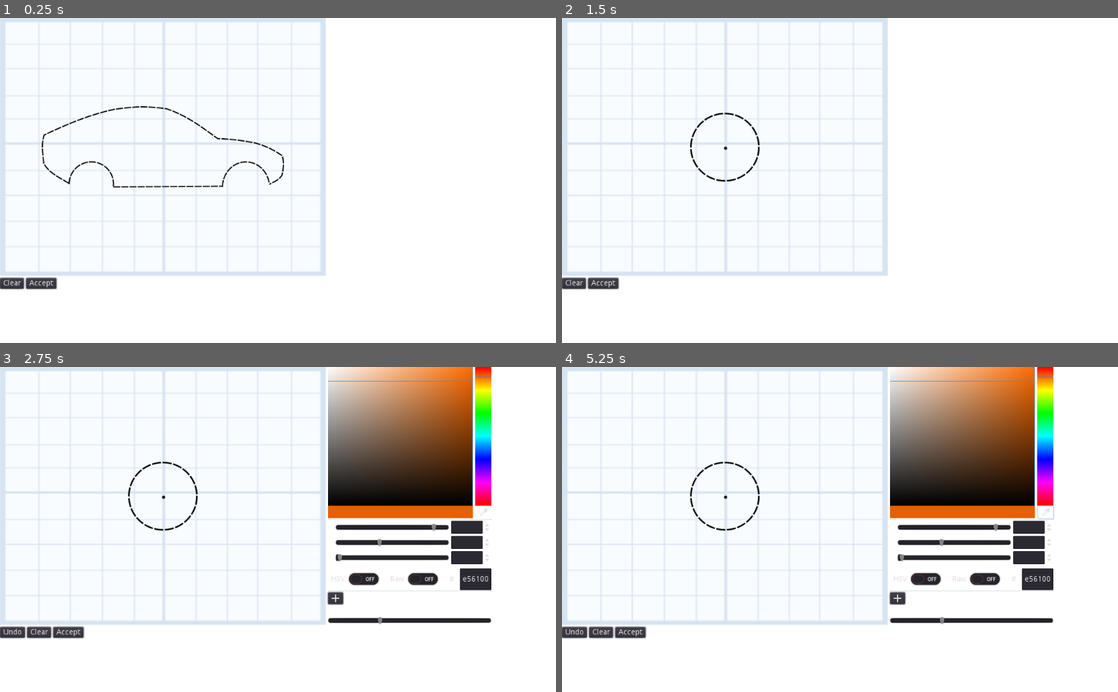
Above: before the commit, frames 1-4 (two rows, left to right).
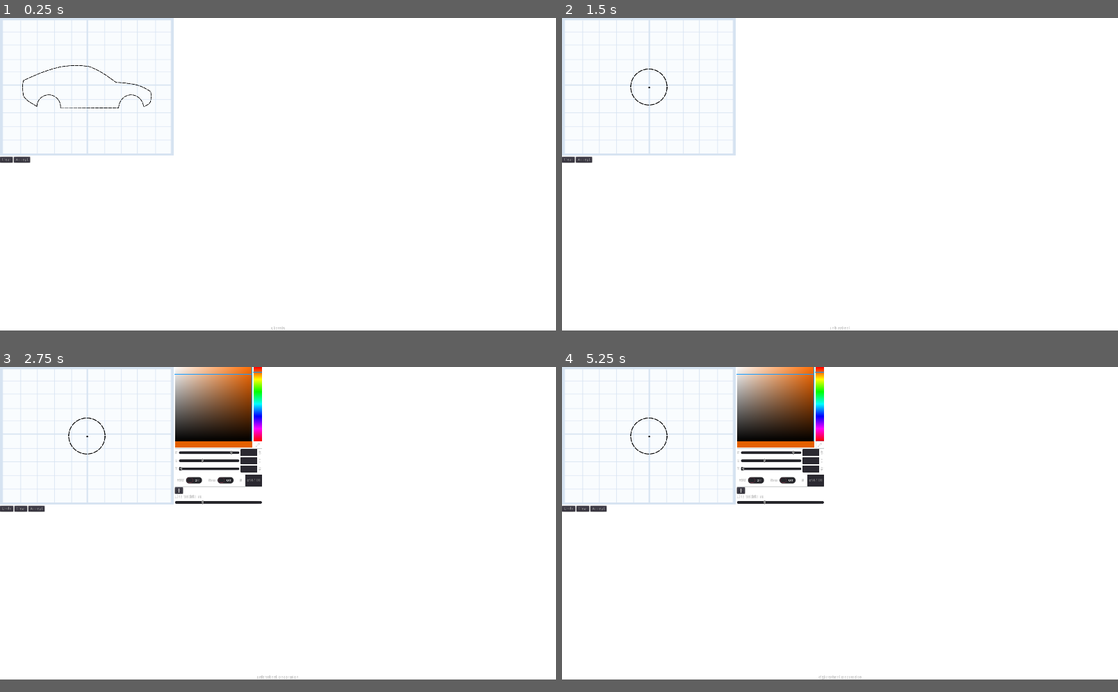
Above: after the commit, the same moments.

Repository: uspgamedev/Blueprint-Blast
Game: Godot game, scene res://canvas/Editor.tscn
Same seed, same stepped clock (60 frames per second), same inputs: the game is played once before the commit and once after it.
Inputs (mouse positions are in pixels of both pictures, inside the frame that each line leads up to; where the layout moved, square brackets give the same spot in the first picture):
- Up to frame 1 (0.25 s): no input
- Up to frame 2 (1.5 s): click "Accept" at 0.5 s; click "Accept" at 1.25 s
- Up to frame 3 (2.75 s): click "Accept" at 2 s
- Up to frame 4 (5.25 s): click "Accept" at 2.75 s; click "Clear" at 3.5 s; tap Enter at 4.25 s; move the mouse to (962, 513) at 4.27 s; hold Right (ui_right) 4.28-5 s; tap Space (shoot) at 4.35 s; click (817, 448) [1045, 513] at 5 s
In our replay, the window is 800x468 before the commit and 800x450 after it. These sizes can differ from the game's own. Grey fills any space a smaller window leaves; there, only what the larger window draws over its background counts as a difference.

The runs differ from the first frame. In frame 1, 6.5% of the frame differs, in the area x 0-59%, y 0-96%; in frame 2, 6.1%; in frame 3, 27%; in frame 4, 27%, in the area x 0-89%, y 0-97%.

Commit message:
Add gallery that loads cars from files

Diff:
--- a/project/CarMaker.gd
+++ b/project/CarMaker.gd
@@ -19,16 +19,70 @@
 
 var convex_hull : PoolVector2Array
 var left_wheel_hull : PoolVector2Array
-var left_wheel_line : Line2D
+var left_wheel_line_points : PoolVector2Array
 var left_wheel_deco : Array
+var left_wheel_deco_color : Array
+var left_wheel_deco_width : Array
 var right_wheel_hull : PoolVector2Array
-var right_wheel_line : Line2D
+var right_wheel_line_points : PoolVector2Array
 var right_wheel_deco : Array
+var right_wheel_deco_color : Array
+var right_wheel_deco_width : Array
 var outline : Line2D
-var chassis_line : Line2D
+var chassis_line_points : PoolVector2Array
 var chassis_deco : Array
-var cannon : Array
+var chassis_deco_color : Array
+var chassis_deco_width : Array
+var cannon_deco : Array
+var cannon_color : Array
+var cannon_width : Array
 var projectile_hull : PoolVector2Array
-var projectile_line : Line2D
+var projectile_line_points : PoolVector2Array
 var projectile_deco : Array
+var projectile_deco_color : Array
+var projectile_deco_width : Array
 var state = States.CHASSIS
+
+func _init():
+	# Weird fix because godot starts using the same array for all objects
+	cannon_deco = []
+	cannon_color = []
+	cannon_width = []
+	left_wheel_deco = []
+	left_wheel_deco_color = []
+	left_wheel_deco_width = []
+	right_wheel_deco = []
+	right_wheel_deco_color = []
+	right_wheel_deco_width = []
+	chassis_deco = []
+	chassis_deco_color = []
+	chassis_deco_width = []
+	projectile_deco = []
+	projectile_deco_color = []
+	projectile_deco_width = []
+
+func load_from_string(file : File):
+	state = States.DONE
+	var index = 1
+
+	while not file.eof_reached():
+		var name = file.get_line()
+		var value = file.get_line()
+		var type = typeof(self.get(name))
+		print_debug("name: ", name)
+		print_debug("value: ", value)
+		match type:
+			TYPE_VECTOR2_ARRAY:
+				self.set(name, StringPoolConverter.string_to_pool_array(value))
+			TYPE_ARRAY:
+				if name.ends_with("_color"):
+					self.set(name, StringPoolConverter.string_to_color_array(value))
+				elif name.ends_with("_width"):
+					self.set(name, StringPoolConverter.string_to_float_array(value))
+				elif name.ends_with("_deco"):
+					self.set(name, StringPoolConverter.string_to_vector2_array_array(value))
+
+
+		index += 2
+
+	print(self)
--- a/project/Global.gd
+++ b/project/Global.gd
@@ -1,12 +1,20 @@
 extends Node
 
+# This was created as an enum because I planned 3 states, now that it has 2 it can be a bool
 enum RACE_STATE {START, RACE}
 
+enum DESIGN_MODE {INITIAL, GALLERY}
+
+var design_mode = DESIGN_MODE.INITIAL
 var race_state = RACE_STATE.START
 var car_refs := []
 var winners := []
 var winner_list_gui
 var terrain_difficulty := 8 # 1-8
+var canvas_offset : = Vector2(300, 238)
+
+var car_makers := []
+var line_2d_references := []
 
 onready var car_maker : CarMaker = CarMaker.new()
 
--- /dev/null
+++ b/project/canvas/CarRepresentation.tscn
@@ -0,0 +1,29 @@
+[gd_scene load_steps=3 format=2]
+
+[sub_resource type="RectangleShape2D" id=1]
+extents = Vector2( 196.684, 10 )
+
+[sub_resource type="RectangleShape2D" id=2]
+extents = Vector2( 5.18851, 161.016 )
+
+[node name="CarRepresentation" type="MarginContainer"]
+margin_right = 200.0
+margin_bottom = 200.0
+rect_min_size = Vector2( 400, 400 )
+
+[node name="CarPosition" type="Node2D" parent="."]
+position = Vector2( 193.99, 18.5608 )
+
+[node name="StaticBody2D" type="StaticBody2D" parent="."]
+position = Vector2( 202.204, 318.349 )
+
+[node name="CollisionShape2D" type="CollisionShape2D" parent="StaticBody2D"]
+shape = SubResource( 1 )
+
+[node name="CollisionShape2D2" type="CollisionShape2D" parent="StaticBody2D"]
+position = Vector2( -196.259, -169.946 )
+shape = SubResource( 2 )
+
+[node name="CollisionShape2D3" type="CollisionShape2D" parent="StaticBody2D"]
+position = Vector2( 195.125, -170.577 )
+shape = SubResource( 2 )
--- a/project/canvas/DecorationEditor.gd
+++ b/project/canvas/DecorationEditor.gd
@@ -21,29 +21,33 @@
 
 
 func _on_Accept_pressed():
+	print(canvas.lines.size())
 	if Global.car_maker.state == CarMaker.States.CHASSIS_DECO:
 		canvas.drawing_scale = .5
-		Global.car_maker.chassis_deco = canvas.get_scaled_lines()
-		for line in Global.car_maker.chassis_deco:
-			line.position -= canvas.rect_size / 2
+		for line in canvas.get_scaled_lines():
+			Global.car_maker.chassis_deco.append(line.points)
+			Global.car_maker.chassis_deco_color.append(line.default_color)
+			Global.car_maker.chassis_deco_width.append(line.width)
 
 		Global.car_maker.state = CarMaker.States.LEFT_WHEEL
 		get_tree().change_scene("res://canvas/Editor.tscn")
 
 	elif Global.car_maker.state == CarMaker.States.LEFT_WHEEL_DECO:
 		canvas.drawing_scale = .3
-		Global.car_maker.left_wheel_deco = canvas.get_scaled_lines()
-		for line in Global.car_maker.left_wheel_deco:
-			line.position -= canvas.rect_size / 2
+		for line in canvas.get_scaled_lines():
+			Global.car_maker.left_wheel_deco.append(line.points)
+			Global.car_maker.left_wheel_deco_color.append(line.default_color)
+			Global.car_maker.left_wheel_deco_width.append(line.width)
 
 		Global.car_maker.state = CarMaker.States.RIGHT_WHEEL
 		get_tree().change_scene("res://canvas/Editor.tscn")
 
 	elif Global.car_maker.state == CarMaker.States.RIGHT_WHEEL_DECO:
 		canvas.drawing_scale = .3
-		Global.car_maker.right_wheel_deco = canvas.get_scaled_lines()
-		for line in Global.car_maker.right_wheel_deco:
-			line.position -= canvas.rect_size / 2
+		for line in canvas.get_scaled_lines():
+			Global.car_maker.right_wheel_deco.append(line.points)
+			Global.car_maker.right_wheel_deco_color.append(line.default_color)
+			Global.car_maker.right_wheel_deco_width.append(line.width)
 
 		Global.car_maker.outline = null
 		Global.car_maker.state = CarMaker.States.CANNON
@@ -51,21 +55,39 @@
 
 	elif Global.car_maker.state == CarMaker.States.CANNON:
 		canvas.drawing_scale = .3
-		Global.car_maker.cannon = canvas.get_scaled_lines()
-		for line in Global.car_maker.cannon:
-			line.position -= canvas.rect_size / 2
+		for line in canvas.get_scaled_lines():
+			Global.car_maker.cannon_deco.append(line.points)
+			Global.car_maker.cannon_color.append(line.default_color)
+			Global.car_maker.cannon_width.append(line.width)
 
 		Global.car_maker.state = CarMaker.States.PROJECTILE
 		get_tree().change_scene("res://canvas/Editor.tscn")
 
 	elif Global.car_maker.state == CarMaker.States.PROJECTILE_DECO:
 		canvas.drawing_scale = .3
-		Global.car_maker.projectile_deco = canvas.get_scaled_lines()
-		for line in Global.car_maker.projectile_deco:
-			line.position -= canvas.rect_size / 2
+		for line in canvas.get_scaled_lines():
+			Global.car_maker.projectile_deco.append(line.points)
+			Global.car_maker.projectile_deco_color.append(line.default_color)
+			Global.car_maker.projectile_deco_width.append(line.width)
 
 		Global.car_maker.state = CarMaker.States.DONE
-		get_tree().change_scene("res://test/TestRaceWithAI.tscn")
+
+		match Global.design_mode:
+			Global.DESIGN_MODE.INITIAL:
+				get_tree().change_scene("res://test/TestRaceWithAI.tscn")
+			Global.DESIGN_MODE.GALLERY:
+				Global.car_makers.append(Global.car_maker)
+
+				var save_game = File.new()
+				save_game.open("user://" + str(OS.get_unix_time()) + ".car", File.WRITE)
+				for attribute in Global.car_maker.get_property_list():
+					if Global.car_maker.get(attribute.name):
+						save_game.store_line(attribute.name)
+						save_game.store_line(str(Global.car_maker.get(attribute.name)))
+				save_game.close()
+
+				Global.car_maker = CarMaker.new()
+				get_tree().change_scene("res://canvas/Gallery.tscn")
 
 func _on_ColorPicker_color_changed(color):
 	canvas.change_color(color)
--- a/project/canvas/Editor.gd
+++ b/project/canvas/Editor.gd
@@ -14,12 +14,12 @@
 
 
 func _on_Accept_pressed():
+	Global.canvas_offset = canvas.rect_size / 2
 	if Global.car_maker.state == CarMaker.States.CHASSIS:
 		canvas.drawing_scale = .5
 		Global.car_maker.convex_hull = canvas.get_convex_hull()
 		Global.car_maker.outline = canvas.get_line()
-		Global.car_maker.chassis_line = canvas.get_scaled_line()
-		Global.car_maker.chassis_line.position -= canvas.rect_size / 2
+		Global.car_maker.chassis_line_points = canvas.get_scaled_line().points
 
 		Global.car_maker.state = CarMaker.States.CHASSIS_DECO
 		get_tree().change_scene("res://canvas/DecorationEditor.tscn")
@@ -27,8 +27,7 @@
 		canvas.drawing_scale = .3
 		Global.car_maker.outline = canvas.get_line()
 		Global.car_maker.left_wheel_hull = canvas.get_convex_hull()
-		Global.car_maker.left_wheel_line = canvas.get_scaled_line()
-		Global.car_maker.left_wheel_line.position -= canvas.rect_size / 2
+		Global.car_maker.left_wheel_line_points = canvas.get_scaled_line().points
 
 		Global.car_maker.state = CarMaker.States.LEFT_WHEEL_DECO
 		get_tree().change_scene("res://canvas/DecorationEditor.tscn")
@@ -37,8 +36,7 @@
 		canvas.drawing_scale = .3
 		Global.car_maker.outline = canvas.get_line()
 		Global.car_maker.right_wheel_hull = canvas.get_convex_hull()
-		Global.car_maker.right_wheel_line = canvas.get_scaled_line()
-		Global.car_maker.right_wheel_line.position -= canvas.rect_size / 2
+		Global.car_maker.right_wheel_line_points = canvas.get_scaled_line().points
 
 		Global.car_maker.state = CarMaker.States.RIGHT_WHEEL_DECO
 		get_tree().change_scene("res://canvas/DecorationEditor.tscn")
@@ -47,8 +45,7 @@
 		canvas.drawing_scale = .2
 		Global.car_maker.projectile_hull = canvas.get_convex_hull()
 		Global.car_maker.outline = canvas.get_line()
-		Global.car_maker.projectile_line = canvas.get_scaled_line()
-		Global.car_maker.projectile_line.position -= canvas.rect_size / 2
+		Global.car_maker.projectile_line_points = canvas.get_scaled_line().points
 
 		Global.car_maker.state = CarMaker.States.PROJECTILE_DECO
 		get_tree().change_scene("res://canvas/DecorationEditor.tscn")
--- /dev/null
+++ b/project/canvas/Gallery.gd
@@ -0,0 +1,41 @@
+extends Control
+
+# Declare member variables here. Examples:
+# var a = 2
+# var b = "text"
+
+# Called when the node enters the scene tree for the first time.
+func _ready():
+	if Global.car_makers.empty():
+		var dir = Directory.new()
+		dir.open("res://cars")
+		dir.list_dir_begin()
+
+		while true:
+			var file = dir.get_next()
+			if file == "":
+				break
+			elif not file.begins_with("."):
+				var new_car_maker = CarMaker.new()
+				var new_car_maker_file = File.new()
+				new_car_maker_file.open("res://cars/" + file, File.READ)
+				new_car_maker.load_from_string(new_car_maker_file)
+				new_car_maker_file.close()
+				Global.car_makers.append(new_car_maker)
+
+		dir.list_dir_end()
+
+
+	var i = 1
+	for car_maker in Global.car_makers:
+		print("Loading car ", i)
+		i += 1
+		var car = load("res://car/BaseCar.tscn").instance()
+		car.load_car_maker(car_maker)
+		var car_representation = load("res://canvas/CarRepresentation.tscn").instance()
+		car_representation.get_node("CarPosition").add_child(car)
+		$VBoxContainer/Cars/GridContainer.add_child(car_representation)
+
+func _on_AddButton_pressed():
+	Global.design_mode = Global.DESIGN_MODE.GALLERY
+	get_tree().change_scene("res://canvas/Editor.tscn")
--- /dev/null
+++ b/project/canvas/Gallery.tscn
@@ -0,0 +1,38 @@
+[gd_scene load_steps=2 format=2]
+
+[ext_resource path="res://canvas/Gallery.gd" type="Script" id=1]
+
+[node name="Gallery" type="Control"]
+anchor_right = 1.0
+anchor_bottom = 1.0
+script = ExtResource( 1 )
+
+[node name="VBoxContainer" type="VBoxContainer" parent="."]
+anchor_right = 1.0
+anchor_bottom = 1.0
+
+[node name="Label" type="Label" parent="VBoxContainer"]
+modulate = Color( 0, 0, 0, 1 )
+margin_right = 1920.0
+margin_bottom = 14.0
+text = "CARS"
+
+[node name="Cars" type="ScrollContainer" parent="VBoxContainer"]
+margin_top = 18.0
+margin_right = 1920.0
+margin_bottom = 1099.43
+rect_min_size = Vector2( 0, 1081.43 )
+scroll_horizontal_enabled = false
+
+[node name="GridContainer" type="GridContainer" parent="VBoxContainer/Cars"]
+margin_right = 400.0
+margin_bottom = 400.0
+rect_min_size = Vector2( 0, 71.44 )
+columns = 3
+
+[node name="AddButton" type="Button" parent="VBoxContainer/Cars/GridContainer"]
+margin_right = 400.0
+margin_bottom = 400.0
+rect_min_size = Vector2( 400, 400 )
+text = "+"
+[connection signal="pressed" from="VBoxContainer/Cars/GridContainer/AddButton" to="." method="_on_AddButton_pressed"]
--- a/project/car/BaseCar.gd
+++ b/project/car/BaseCar.gd
@@ -17,8 +17,11 @@
 var front_acceleration
 var bullet_cooldown := 1
 var invincible := false
-onready var front_wheel = $FrontWheel/SpinningBody
-onready var back_wheel = $BackWheel/SpinningBody
+var bullet_info = {}
+var area : float
+
+onready var front_wheel = get_node("FrontWheel/SpinningBody")
+onready var back_wheel = get_node("BackWheel/SpinningBody")
 
 func _ready():
 	friction = 0.2
@@ -48,10 +51,12 @@
 		else:
 			bullet.global_position = global_position
 		if bullet_info:
-			bullet.add_child(bullet_info["line"].duplicate())
-			for line in bullet_info["deco"]:
-				if (line):
-					bullet.add_child(line.duplicate())
+			bullet.add_child(get_line2d(bullet_info["line"]))
+
+			for i in range(bullet_info["deco"].size()):
+				if (bullet_info["deco"][i]):
+					bullet.add_child(get_line2d(bullet_info["deco"][i], bullet_info["deco_color"][i], bullet_info["deco_width"][i]))
+
 			bullet.get_node("CollisionPolygon2D").polygon = bullet_info["hull"]
 		Global.add_child(bullet)
 		$BulletCooldown.start()
@@ -111,3 +116,58 @@
 		update_hp(hp - damage)
 		if hp <= 0:
 			die()
+
+
+func load_car_maker(car_maker: CarMaker):
+	if car_maker.state == CarMaker.States.DONE:
+		front_wheel = $FrontWheel/SpinningBody
+		back_wheel = $BackWheel/SpinningBody
+
+		#Chassis
+		$CollisionShape2D.shape = ConvexPolygonShape2D.new()
+		$CollisionShape2D.shape.points = car_maker.convex_hull
+		add_child(get_line2d(car_maker.chassis_line_points))
+		for i in range(car_maker.chassis_deco.size()):
+			if (car_maker.chassis_deco[i]):
+				add_child(get_line2d(car_maker.chassis_deco[i], car_maker.chassis_deco_color[i], car_maker.chassis_deco_width[i]))
+
+		#Backwheel
+		back_wheel.add_child(get_line2d(car_maker.left_wheel_line_points))
+
+		for i in range(car_maker.left_wheel_deco.size()):
+			if (car_maker.left_wheel_deco[i]):
+				back_wheel.add_child(get_line2d(car_maker.left_wheel_deco[i], car_maker.left_wheel_deco_color[i], car_maker.left_wheel_deco_width[i]))
+		back_wheel.get_parent().set_wheel_polygon(car_maker.left_wheel_hull)
+
+		#Frontwheel
+		front_wheel.add_child(get_line2d(car_maker.right_wheel_line_points))
+
+		for i in range(car_maker.right_wheel_deco.size()):
+			if (car_maker.right_wheel_deco[i]):
+				front_wheel.add_child(get_line2d(car_maker.right_wheel_deco[i], car_maker.right_wheel_deco_color[i], car_maker.right_wheel_deco_width[i]))
+		front_wheel.get_parent().set_wheel_polygon(car_maker.right_wheel_hull)
+
+		#Cannon
+		for i in range(car_maker.cannon_deco.size()):
+			if (car_maker.cannon_deco[i]):
+				$Cannon.add_child(get_line2d(car_maker.cannon_deco[i], car_maker.cannon_color[i], car_maker.cannon_width[i]))
+
+		#Bullet
+		bullet_info["hull"] = car_maker.projectile_hull
+		bullet_info["line"] = car_maker.projectile_line_points
+		bullet_info["deco"] = car_maker.projectile_deco
+		bullet_info["deco_color"] = car_maker.projectile_deco_color
+		bullet_info["deco_width"] = car_maker.projectile_deco_width
+
+		area = ConvexPolygonArea.get_convex_polygon_area(car_maker.convex_hull)
+
+func get_line2d(car_maker_points, color = null, width = null):
+	var line = Line2D.new()
+	line.position -= Global.canvas_offset
+	if color != null:
+		line.default_color = color
+	if width != null:
+		line.width = width
+	for point in car_maker_points:
+		line.add_point(point)
+	return line
--- /dev/null
+++ b/project/car/BaseCar.tscn
@@ -0,0 +1,52 @@
+[gd_scene load_steps=6 format=2]
+
+[ext_resource path="res://car/BaseCar.gd" type="Script" id=1]
+[ext_resource path="res://assets/hp-bar.png" type="Texture" id=2]
+[ext_resource path="res://car/WheelWithDull.tscn" type="PackedScene" id=3]
+
+[sub_resource type="ConvexPolygonShape2D" id=1]
+
+[sub_resource type="RectangleShape2D" id=2]
+extents = Vector2( 104.961, 71.6538 )
+
+[node name="BaseCar" type="RigidBody2D"]
+collision_mask = 6
+continuous_cd = 1
+script = ExtResource( 1 )
+
+[node name="HP" type="TextureProgress" parent="."]
+anchor_left = 0.5
+anchor_top = 0.5
+anchor_right = 0.5
+anchor_bottom = 0.5
+margin_left = -48.9783
+margin_top = -127.868
+margin_right = 51.0217
+margin_bottom = -122.868
+value = 100.0
+texture_under = ExtResource( 2 )
+texture_progress = ExtResource( 2 )
+tint_under = Color( 1, 0, 0, 1 )
+tint_progress = Color( 0, 1, 0, 1 )
+
+[node name="CollisionShape2D" type="CollisionShape2D" parent="."]
+shape = SubResource( 1 )
+
+[node name="BulletCooldown" type="Timer" parent="."]
+one_shot = true
+
+[node name="Cannon" type="Node2D" parent="."]
+position = Vector2( 107.047, -27.9137 )
+z_index = 1
+
+[node name="BackWheel" parent="." instance=ExtResource( 3 )]
+position = Vector2( -66, 40 )
+
+[node name="FrontWheel" parent="." instance=ExtResource( 3 )]
+position = Vector2( 78, 40 )
+
+[node name="Area2D" type="Area2D" parent="."]
+visible = false
+
+[node name="CollisionShape2D" type="CollisionShape2D" parent="Area2D"]
+shape = SubResource( 2 )
--- a/project/car/PlayerCar.gd
+++ b/project/car/PlayerCar.gd
@@ -3,9 +3,6 @@
 
 const AREA_TO_HP = .008
 const ROTATION_FORCE = 400
-
-var area : float
-var bullet_info = {}
 
 func _ready():
 	var main = get_parent()
@@ -13,44 +10,13 @@
 	$BulletCooldown.wait_time = bullet_cooldown
 	if main.get("car_refs"):
 		main.car_refs.append(self)
-	if Global.car_maker.state == CarMaker.States.DONE:
-		#Cannon
-		for line in Global.car_maker.cannon:
-			if (line):
-				$Cannon.add_child(line)
 
-		#Chassis
-		$CollisionShape2D.shape.points = Global.car_maker.convex_hull
-		add_child(Global.car_maker.chassis_line)
-		for line in Global.car_maker.chassis_deco:
-			if (line):
-				add_child(line)
+	load_car_maker(Global.car_maker)
 
-		#Backwheel
-		back_wheel.add_child(Global.car_maker.left_wheel_line)
-		for line in Global.car_maker.left_wheel_deco:
-			if (line):
-				back_wheel.add_child(line)
-		back_wheel.get_parent().set_wheel_polygon(Global.car_maker.left_wheel_hull)
-
-		#Frontwheel
-		front_wheel.add_child(Global.car_maker.right_wheel_line)
-		for line in Global.car_maker.right_wheel_deco:
-			if (line):
-				front_wheel.add_child(line)
-		front_wheel.get_parent().set_wheel_polygon(Global.car_maker.right_wheel_hull)
-
-		#Bullet
-		bullet_info["hull"] = Global.car_maker.projectile_hull
-		bullet_info["line"] = Global.car_maker.projectile_line
-		bullet_info["deco"] = Global.car_maker.projectile_deco
-
-		area = ConvexPolygonArea.get_convex_polygon_area(Global.car_maker.convex_hull)
-
-		max_hp = area * AREA_TO_HP
-		update_hp(max_hp)
-		acceleration *= lerp(MAX_ACC_FACTOR, MIN_ACC_FACTOR, area / MAX_DRAW_AREA)
-		update_wheel_acceleration()
+	max_hp = area * AREA_TO_HP
+	update_hp(max_hp)
+	acceleration *= lerp(MAX_ACC_FACTOR, MIN_ACC_FACTOR, area / MAX_DRAW_AREA)
+	update_wheel_acceleration()
 
 
 func _physics_process(delta):
--- a/project/car/PlayerCar.tscn
+++ /dev/null
@@ -1,15 +0,0 @@
-[gd_scene load_steps=3 format=2]
-
-[ext_resource path="res://car/PlayerCar.gd" type="Script" id=1]
-
-[sub_resource type="ConvexPolygonShape2D" id=1]
-
-[node name="PlayerCar" type="RigidBody2D"]
-collision_mask = 6
-script = ExtResource( 1 )
-
-[node name="BulletCooldown" type="Timer" parent="."]
-one_shot = true
-
-[node name="CollisionShape2D" type="CollisionShape2D" parent="."]
-shape = SubResource( 1 )
--- a/project/car/PlayerCarWithWheels.tscn
+++ b/project/car/PlayerCarWithWheels.tscn
@@ -1,52 +1,7 @@
-[gd_scene load_steps=6 format=2]
+[gd_scene load_steps=3 format=2]
 
-[ext_resource path="res://car/PlayerCar.gd" type="Script" id=1]
-[ext_resource path="res://car/WheelWithDull.tscn" type="PackedScene" id=2]
-[ext_resource path="res://assets/hp-bar.png" type="Texture" id=3]
+[ext_resource path="res://car/BaseCar.tscn" type="PackedScene" id=1]
+[ext_resource path="res://car/PlayerCar.gd" type="Script" id=2]
 
-[sub_resource type="ConvexPolygonShape2D" id=3]
-points = PoolVector2Array( -50, -40, 50, -40, 100, 40, -100, 40 )
-
-[sub_resource type="RectangleShape2D" id=2]
-extents = Vector2( 104.961, 71.6538 )
-
-[node name="PlayerCar" type="RigidBody2D"]
-collision_mask = 6
-continuous_cd = 1
-script = ExtResource( 1 )
-
-[node name="CollisionShape2D" type="CollisionShape2D" parent="."]
-shape = SubResource( 3 )
-
-[node name="BulletCooldown" type="Timer" parent="."]
-one_shot = true
-
-[node name="Cannon" type="Node2D" parent="."]
-position = Vector2( 107.047, -27.9137 )
-
-[node name="BackWheel" parent="." instance=ExtResource( 2 )]
-position = Vector2( -66, 40 )
-
-[node name="FrontWheel" parent="." instance=ExtResource( 2 )]
-position = Vector2( 78, 40 )
-
-[node name="Area2D" type="Area2D" parent="."]
-visible = false
-
-[node name="CollisionShape2D" type="CollisionShape2D" parent="Area2D"]
-shape = SubResource( 2 )
-
-[node name="HP" type="TextureProgress" parent="."]
-anchor_left = 0.5
-anchor_top = 0.5
-anchor_right = 0.5
-anchor_bottom = 0.5
-margin_left = -50.0
-margin_top = -81.5521
-margin_right = 50.0
-margin_bottom = -76.5521
-value = 100.0
-texture_under = ExtResource( 3 )
-texture_progress = ExtResource( 3 )
-tint_under = Color( 1, 0, 0, 1 )
-tint_progress = Color( 0, 1, 0, 1 )
+[node name="PlayerCar" instance=ExtResource( 1 )]
+script = ExtResource( 2 )
--- a/project/car/PlayerCarWithWheelsOld.tscn
+++ /dev/null
@@ -1,23 +0,0 @@
-[gd_scene load_steps=4 format=2]
-
-[ext_resource path="res://car/PlayerCar.gd" type="Script" id=1]
-[ext_resource path="res://car/Wheel.tscn" type="PackedScene" id=2]
-
-[sub_resource type="ConvexPolygonShape2D" id=1]
-points = PoolVector2Array( 0, -10, 16.65, 5, -8.39, 5 )
-
-[node name="PlayerCar" type="RigidBody2D"]
-collision_mask = 6
-script = ExtResource( 1 )
-
-[node name="CollisionShape2D" type="CollisionShape2D" parent="."]
-shape = SubResource( 1 )
-
-[node name="BulletCooldown" type="Timer" parent="."]
-one_shot = true
-
-[node name="BackWheel" parent="." instance=ExtResource( 2 )]
-position = Vector2( -8.623, 7 )
-
-[node name="FrontWheel" parent="." instance=ExtResource( 2 )]
-position = Vector2( 15.426, 7 )
--- a/project/music/Piano.tscn
+++ b/project/music/Piano.tscn
@@ -135,6 +135,7 @@
 min_value = 60.0
 max_value = 180.0
 value = 60.0
+ticks_on_borders = false
 script = ExtResource( 13 )
 
 [node name="Label" type="Label" parent="HSlider"]
--- a/project/project.godot
+++ b/project/project.godot
@@ -69,6 +69,13 @@
 gdscript/warnings/unused_variable=false
 gdscript/warnings/unused_class_variable=false
 gdscript/warnings/return_value_discarded=false
+
+[display]
+
+window/size/width=1920
+window/size/height=1080
+window/stretch/mode="2d"
+window/stretch/aspect="keep"
 
 [input]
 
--- a/project/test/StringPoolConverter.gd
+++ b/project/test/StringPoolConverter.gd
@@ -1,4 +1,36 @@
 class_name StringPoolConverter
+
+
+static func string_to_float_array(string : String) -> Array:
+	var return_value = []
+
+	for string_value in string.substr(1, string.length()-1).split(","):
+		return_value.append(float(string_value))
+
+	return return_value
+
+static func string_to_color_array(string : String) -> Array:
+	var return_value = []
+
+	var substrings = string.substr(1, string.length()-1).split(",")
+	for i in range(0, substrings.size(), 4):
+		return_value.append(Color(float(substrings[i]),float(substrings[i+1]),float(substrings[i+2]),float(substrings[i+3])))
+
+	return return_value
+
+static func string_to_vector2_array_array(string : String) -> Array:
+	var return_value := []
+	var checkpoint := 0
+	string = string.substr(1, string.length()-1)
+	while true:
+		var open_bracket = string.find("[", checkpoint)
+		if open_bracket == -1:
+			break
+
+		var close_bracket = string.find("]", open_bracket)
+		checkpoint = close_bracket
+		return_value.append(string_to_pool_array(string.substr(open_bracket, close_bracket-open_bracket)))
+	return return_value
 
 static func string_to_pool_array(pool_array : String) -> PoolVector2Array:
 	var rv := PoolVector2Array([])
Not shown, added: project/cars/1570414002.car
Not shown, added: project/cars/1570415387.car
